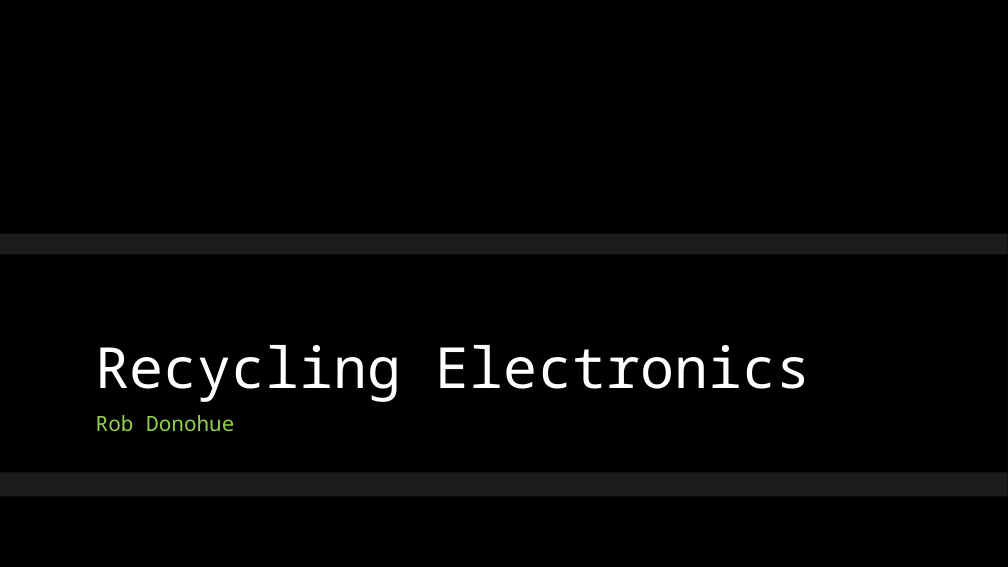
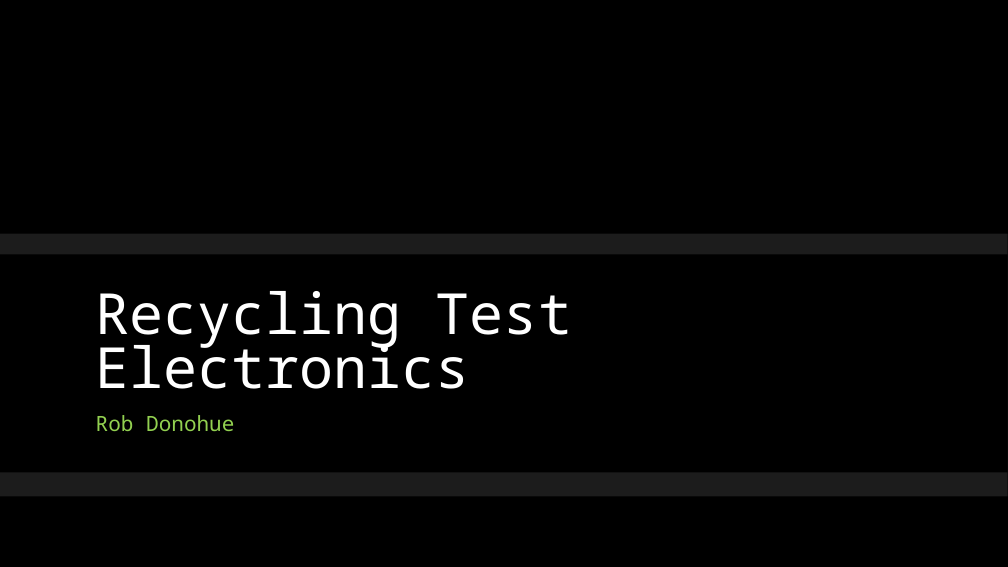
Before and after one commit to donrobc/VisualStudio, a slide deck: slide 1 of Donohue Electronic Recycle.pptx. Drawn at 1008x567 pixels with LibreOffice and Linux fonts; fonts in the diff are those of the drawing; background and template pictures are left out. Boxes give left, top, right and bottom in pixels: in the first picture for what was removed or moved away, otherwise in the second. Text is boxed around its words. In the diff, an @@ line names an element or a change of style, - is before the commit and + after.

Commit message:
Added Test Back to Title
Added test

```diff
--- a/Donohue Electronic Recycle.pptx
+++ b/Donohue Electronic Recycle.pptx
@@ title at (96,291,572,389): text changed @@
-Recycling Electronics
+Recycling Test Electronics
```
